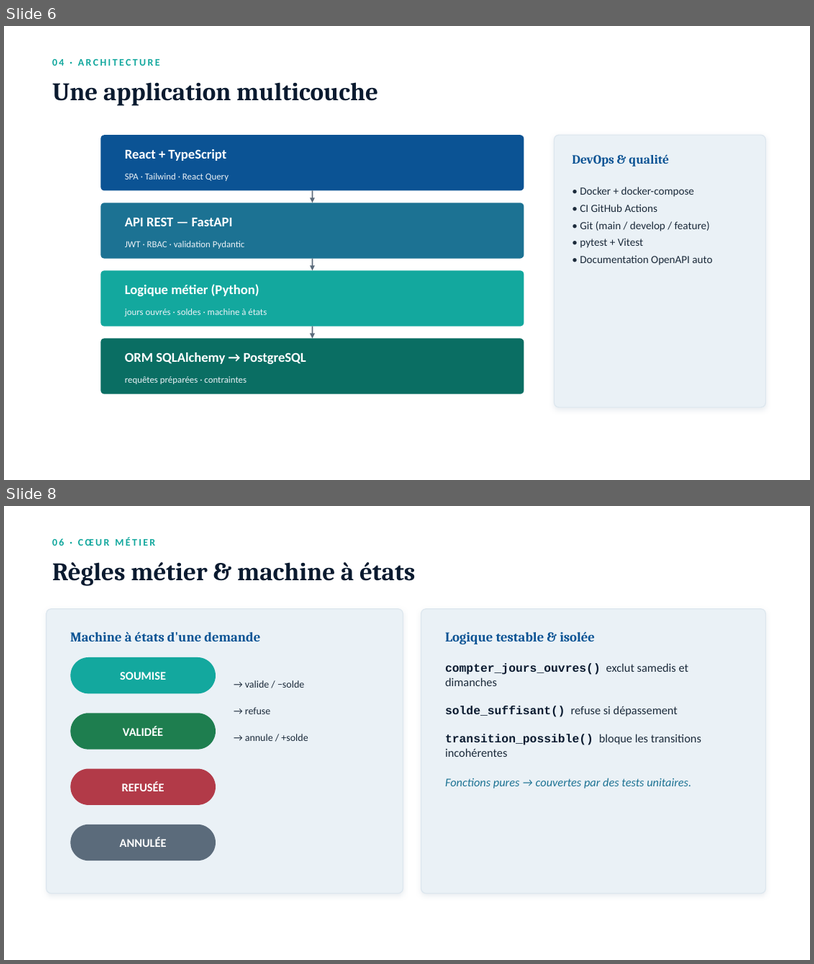
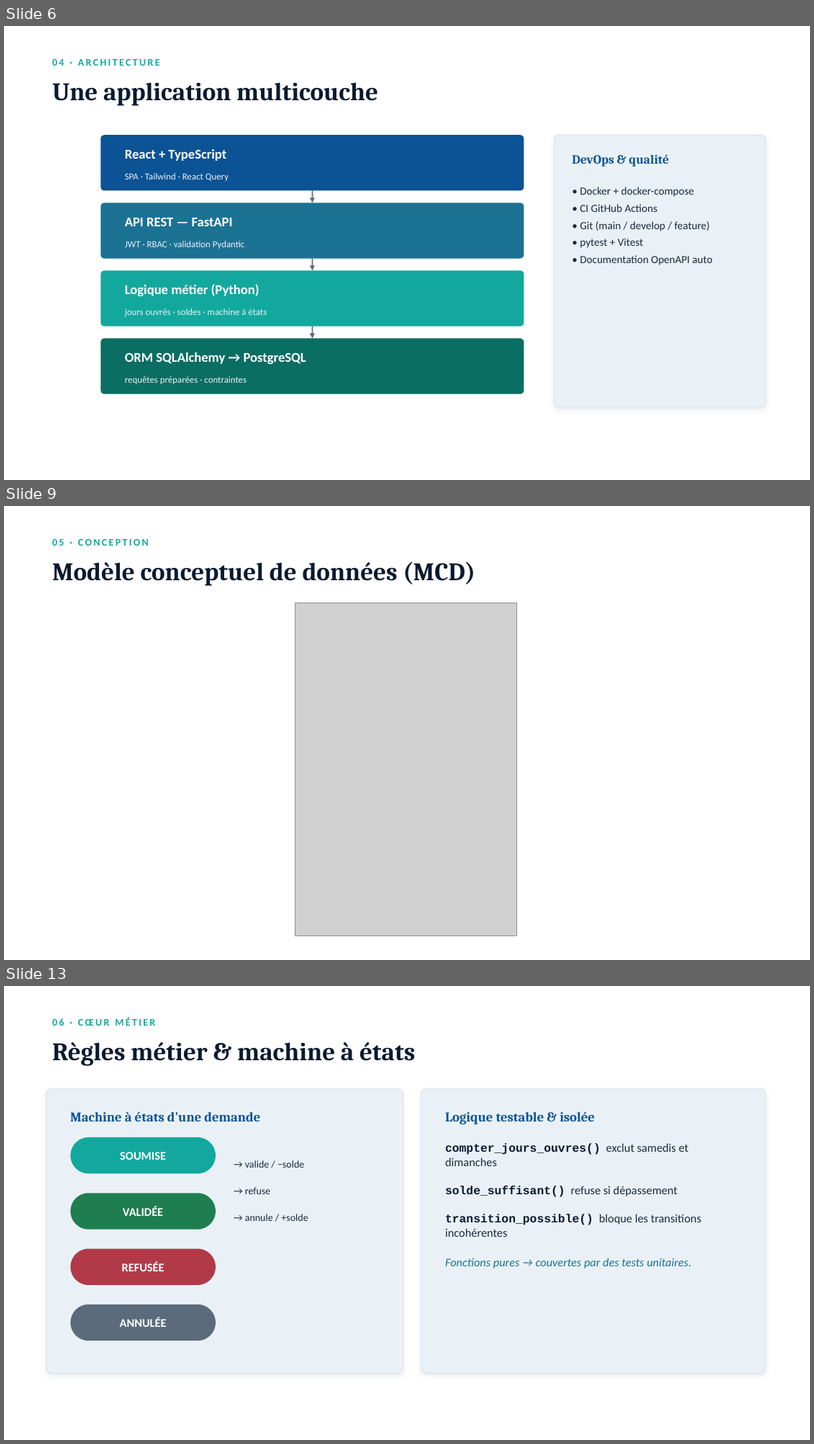
Before and after one commit to glo007/congesflow, a slide deck: livrables/Presentation_Soutenance_CongesFlow.pptx. Shown one above the other, each under a label of ours: slides 6 and 8 before the commit, slides 6, 9 and 13 after it; the slides between them are not shown. The pictures are 814x964 and 814x1444 pixels, drawn with LibreOffice and Linux fonts; fonts in the diff are those of the drawing; grey boxes stand for pictures. Boxes give left, top, right and bottom in pixels: in the first picture for what was removed or moved away, otherwise in the second. Text is boxed around its words. In the diff, an @@ line names an element or a change of style, - is before the commit and + after.

```diff
--- a/livrables/Presentation_Soutenance_CongesFlow.pptx
+++ b/livrables/Presentation_Soutenance_CongesFlow.pptx
@@ slide 9 added at (4,506,810,960), background #FFFFFF @@
@@ text added at (52,539,149,546), 12 pt, text #13A89E, bold @@
+05 · CONCEPTION
@@ text added at (52,561,476,586), 30 pt, text #0A1A2F, bold @@
+Modèle conceptuel de données (MCD)
@@ picture added at (296,602,517,936) @@
@@ what was slide 8 is now slide 13 @@
```
Also in this commit, not shown: 1 slide changed, 4 other slides added, 20 other files.
